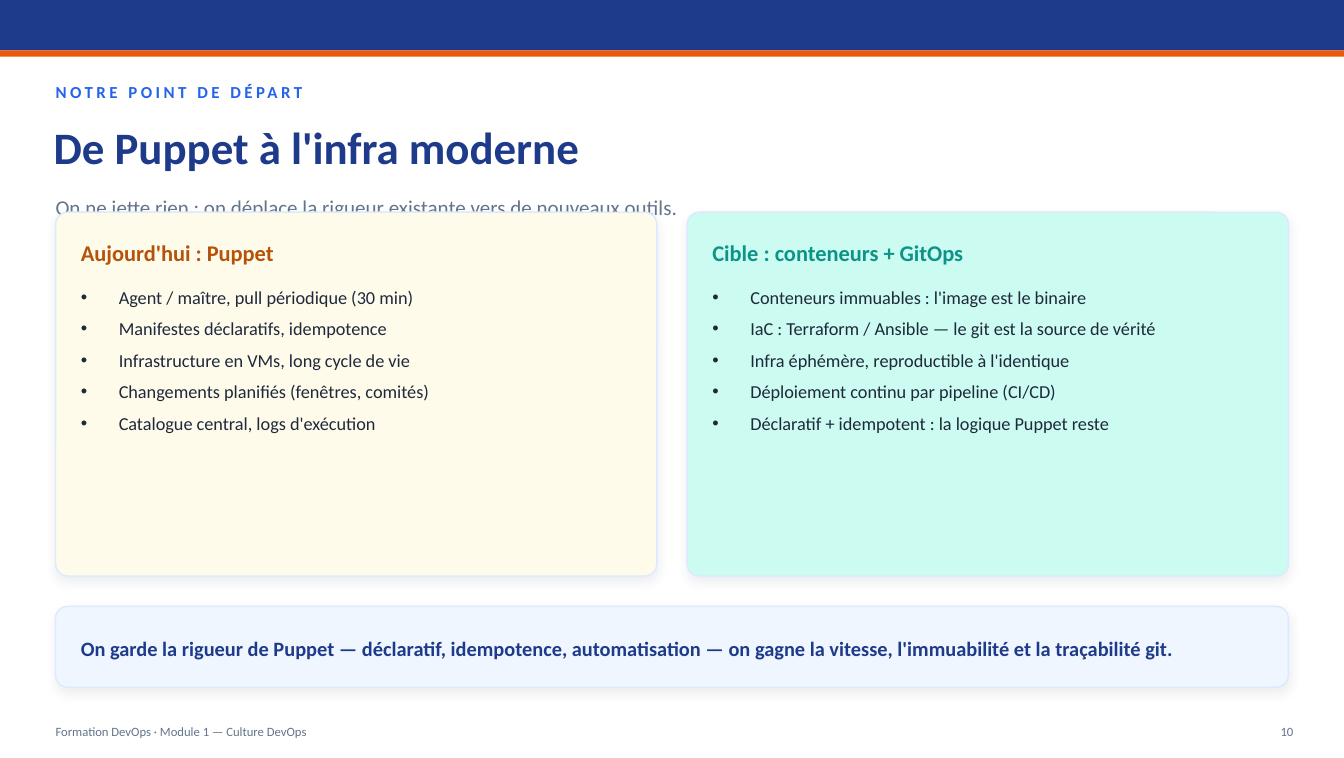
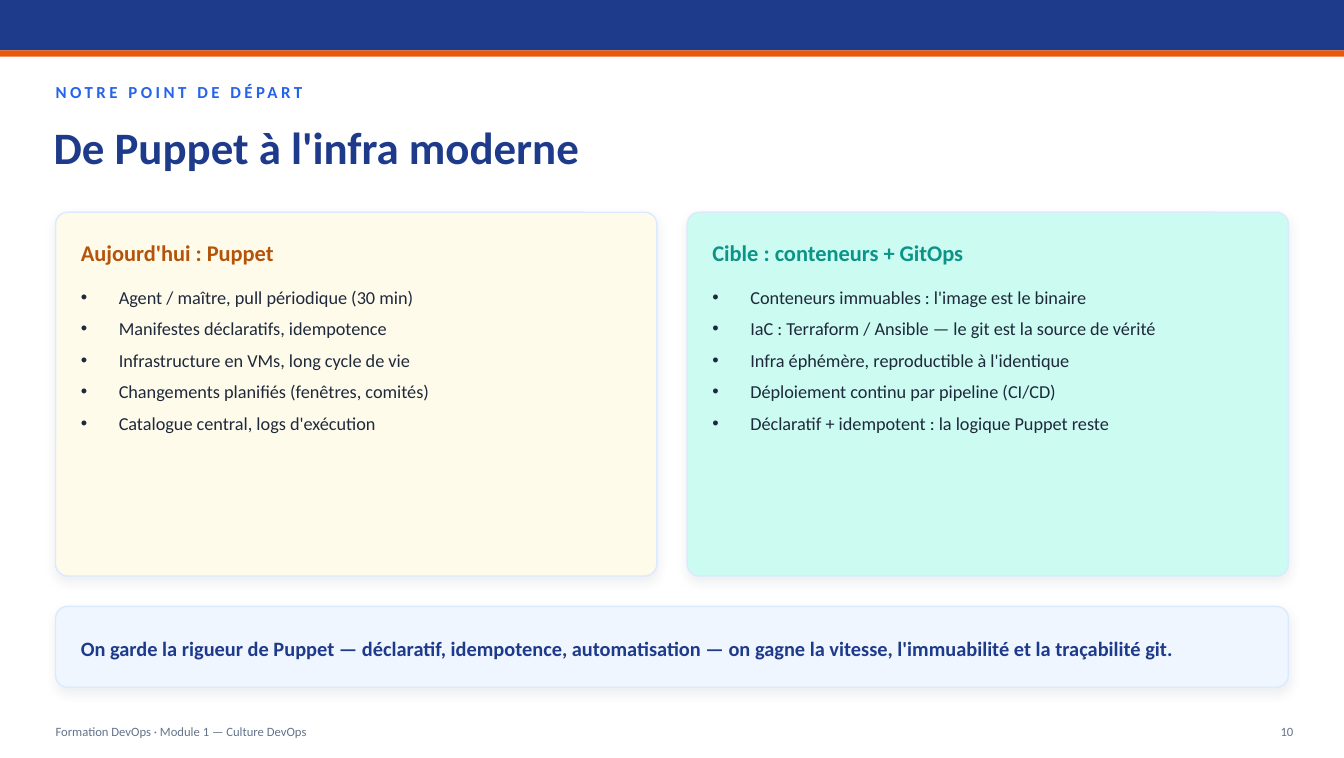
Before and after one commit to TopheC/Formation-DevOps, a slide deck: slide 10 of module-01-culture-devops/Formation-DevOps-Module-01-Culture.pptx. Drawn at 1344x758 pixels with LibreOffice and Linux fonts; fonts in the diff are those of the drawing. Boxes give left, top, right and bottom in pixels: in the first picture for what was removed or moved away, otherwise in the second. Text is boxed around its words. In the diff, an @@ line names an element or a change of style, - is before the commit and + after.

```diff
--- a/module-01-culture-devops/Formation-DevOps-Module-01-Culture.pptx
+++ b/module-01-culture-devops/Formation-DevOps-Module-01-Culture.pptx
@@ text removed at [56, 200, 677, 215] @@
-On ne jette rien : on déplace la rigueur existante vers de nouveaux outils.
```
Also in this commit, not shown: 2 other slides changed.
